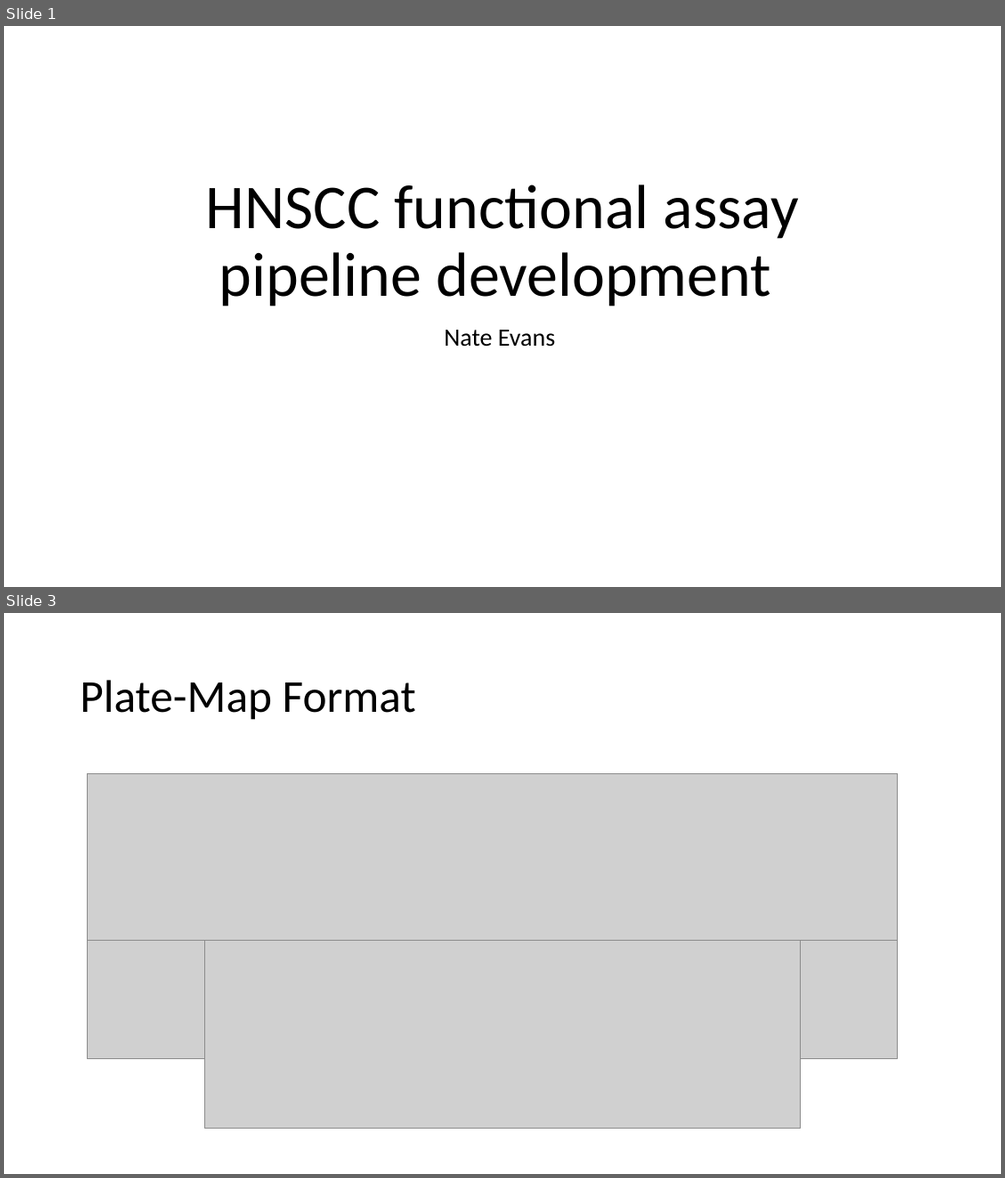
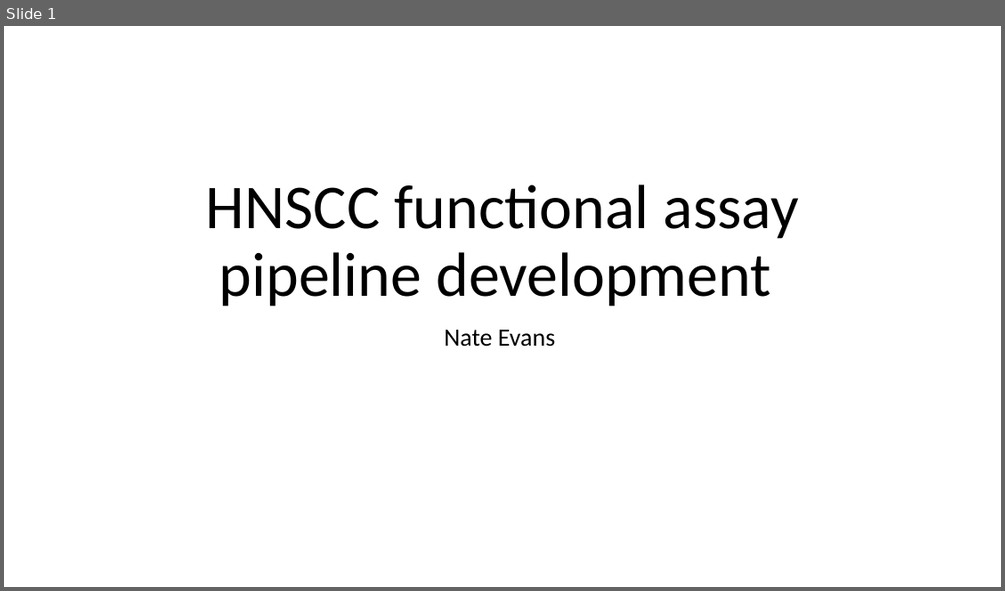
Before and after one commit to nathanieljevans/HNSCC_functional_data_pipeline, a slide deck: docs/HNSCC_functional_assay_pipeline_development_rev002.pptx. Shown one above the other, each under a label of ours: slides 1 and 3 before the commit, slide 1 after it; the slides between them are not shown. The pictures are 1005x1178 and 1005x591 pixels, drawn with LibreOffice and Linux fonts; fonts in the diff are those of the drawing; grey boxes stand for pictures. Boxes give left, top, right and bottom in pixels: in the first picture for what was removed or moved away, otherwise in the second. Text is boxed around its words. In the diff, an @@ line names an element or a change of style, - is before the commit and + after.

```diff
--- a/docs/HNSCC_functional_assay_pipeline_development_rev002.pptx
+++ b/docs/HNSCC_functional_assay_pipeline_development_rev002.pptx
@@ slide 3 removed at [4,613,1001,1174], background #FFFFFF @@
@@ title removed at [80,680,416,720] @@
-Plate-Map Format
@@ picture removed at [88,773,898,1058] @@
@@ picture removed at [88,773,897,940] @@
@@ picture removed at [205,773,800,1128] @@
```
Also in this commit, not shown: 3 slides changed, 1 other slide removed, 1 other file.
